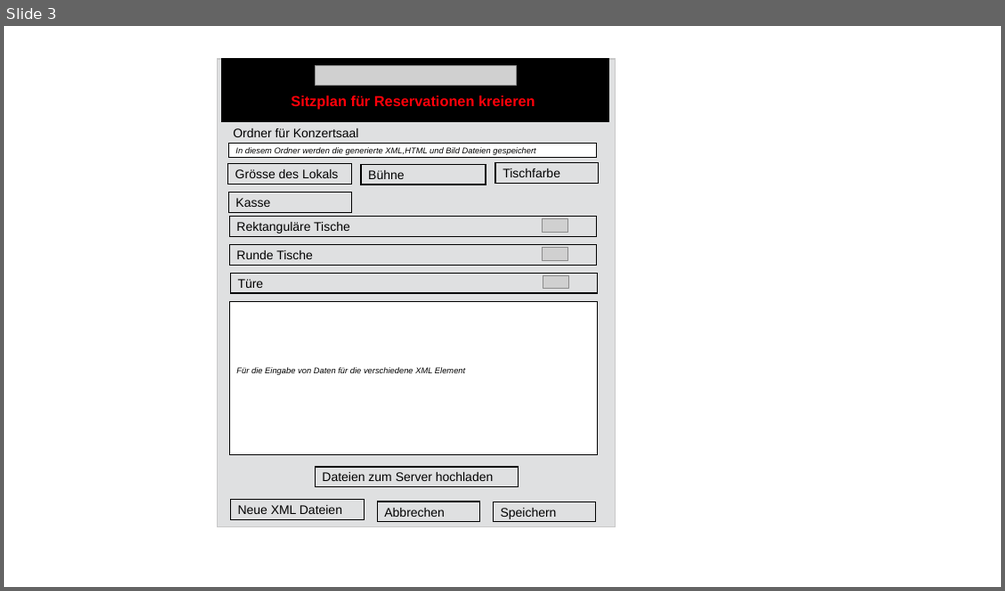
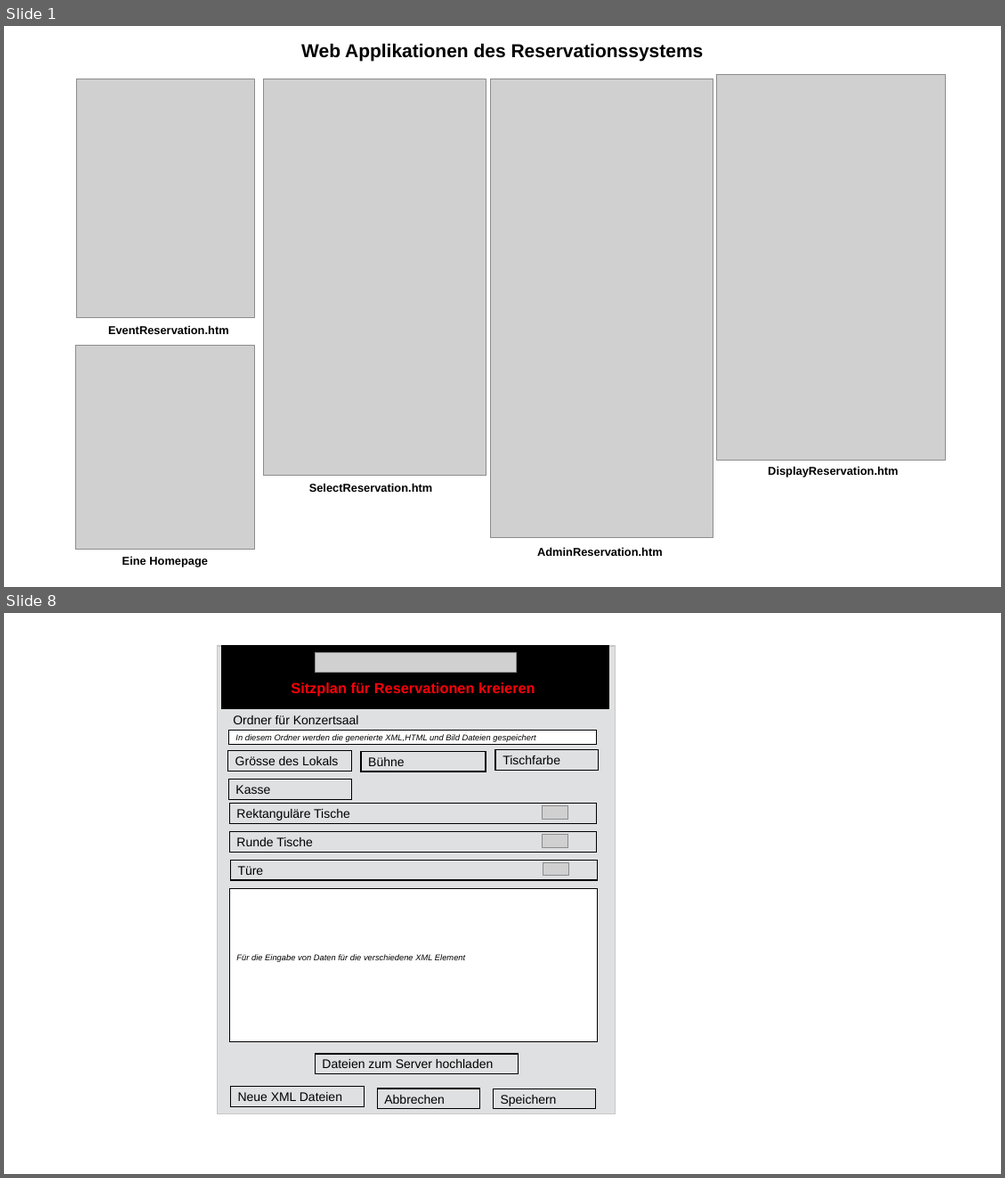
Before and after one commit to JazzLiveAarau/WwwReservationLayout, a slide deck: Description/ReservationLayout.pptx. Shown one above the other, each under a label of ours: slide 3 before the commit, slides 1 and 8 after it; the slides between them are not shown. The pictures are 1005x591 and 1005x1178 pixels, drawn with LibreOffice and Linux fonts; fonts in the diff are those of the drawing; grey boxes stand for pictures. Boxes give left, top, right and bottom in pixels: in the first picture for what was removed or moved away, otherwise in the second. Text is boxed around its words. In the diff, an @@ line names an element or a change of style, - is before the commit and + after.

```diff
--- a/Description/ReservationLayout.pptx
+++ b/Description/ReservationLayout.pptx
@@ slide 1 added at bbox=[4, 26, 1001, 587], background #FFFFFF @@
@@ text added at bbox=[301, 43, 704, 61], 18 pt, text #000000, bold @@
+Web Applikationen des Reservationssystems
@@ picture added at bbox=[491, 79, 713, 537] @@
@@ picture added at bbox=[717, 75, 946, 460] @@
@@ picture added at bbox=[77, 79, 255, 318] @@
@@ picture added at bbox=[264, 79, 486, 475] @@
@@ picture added at bbox=[76, 345, 254, 548] @@
@@ text added at bbox=[108, 325, 229, 334], 11 pt, text #000000, bold @@
+EventReservation.htm
@@ text added at bbox=[768, 466, 898, 477], 11 pt, text #000000, bold @@
+DisplayReservation.htm
@@ text added at bbox=[309, 483, 432, 491], 11 pt, text #000000, bold @@
+SelectReservation.htm
@@ text added at bbox=[122, 556, 208, 567], 11 pt, text #000000, bold @@
+Eine Homepage
@@ text added at bbox=[537, 547, 663, 556], 11 pt, text #000000, bold @@
+AdminReservation.htm
@@ what was slide 3 is now slide 8 @@
```
Also in this commit, not shown: 3 slides changed, 7 other slides added, 4 slides removed, 6 other files.
